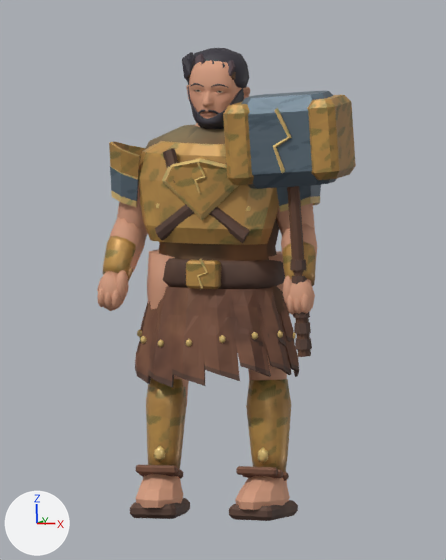
One commit to the Blender file art/blend/keraunos.blend: the scene before it, then after it.
The view is the same before and after, from the file's camera 'Art review camera'. The axes (+X, +Y, +Z) are drawn at lower left. The lights are the same throughout. The first picture is the older version.

Objects in the first picture: 'keraunos'.
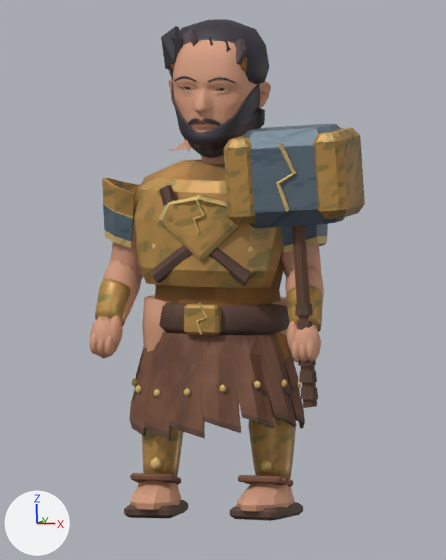
Boxes (x1, y1, x2, y2) around the edits, measured in the pictures (446 x 560 px; the box of a moved part takes in the faces that stretch with it):
'keraunos', reshaped, recoloured (7% wider, 6% taller): before (97, 48, 356, 521); after (89, 19, 365, 521)
part 1 of me_keraunos_color_and_skin, moved or reshaped: before (138, 141, 279, 245); after (133, 177, 283, 288)
part 2 of me_keraunos_color_and_skin, moved or reshaped: before (163, 148, 250, 243); after (159, 185, 252, 286)
part 3 of me_keraunos_color_and_skin, moved or reshaped: before (155, 204, 194, 241); after (151, 201, 227, 283)
part 4 of me_keraunos_color_and_skin, moved or reshaped: before (197, 259, 208, 289); after (196, 303, 207, 335)
part 5 of me_keraunos_color_and_skin, moved or reshaped: before (194, 162, 206, 193); after (193, 200, 205, 233)
part 6 of me_keraunos_color_and_skin, moved or reshaped: before (186, 48, 250, 88); after (168, 19, 269, 84)
part 7 of me_keraunos_color_and_skin, moved or reshaped: before (198, 110, 206, 114); after (187, 118, 199, 125)
part 8 of me_keraunos_color_and_skin, moved or reshaped: before (208, 110, 219, 114); after (204, 119, 221, 126)
part 9 of me_keraunos_color_and_skin, moved or reshaped: before (188, 86, 244, 129); after (171, 81, 265, 158)
part 10 of me_keraunos_color_and_skin, moved or reshaped: before (186, 60, 250, 127); after (169, 40, 271, 152)
part 11 of me_keraunos_color_and_skin, moved or reshaped: before (97, 52, 356, 521); after (89, 26, 365, 521)
part 12 of me_keraunos_color_and_skin, recoloured: before (103, 54, 356, 521); after (95, 29, 365, 521)
part 13 of me_keraunos_color_and_skin, recoloured: before (103, 60, 351, 510); after (95, 40, 360, 511)

Diff of the bpy script that builds the scene:
```diff
--- a/art/blend/keraunos.blend.py
+++ b/art/blend/keraunos.blend.py
@@ me_keraunos_color_and_skin @@
-me_keraunos_color_and_skin.from_pydata(...)  # 6765 vertices, 8115 faces; spans x -0.37..0.5, y -0.23..0.18, z -0.01..1.54
+me_keraunos_color_and_skin.from_pydata(...)  # 6765 vertices, 8115 faces; spans x -0.4..0.53, y -0.24..0.19, z -0.01..1.63
+# me_keraunos_color_and_skin part 1: the loose piece of 70 vertices spanning x -0.26..0.26, y -0.17..0.03, z 0.9..1.23 is scaled about its middle by 1.07, then moved by (0.0, 0.0, -0.13)
+# me_keraunos_color_and_skin part 2: the loose piece of 21 vertices spanning x -0.14..0.16, y -0.18..-0.13, z 0.91..1.22 is moved by (0.0, -0.01, -0.13)
+# me_keraunos_color_and_skin part 3: the loose piece of 21 vertices spanning x -0.16..0.14, y -0.18..-0.13, z 0.91..1.22 is moved by (0.0, -0.01, -0.13)
+# me_keraunos_color_and_skin part 4: the loose piece of 20 vertices spanning x -0.01..0.02, y -0.17..-0.16, z 0.75..0.86 is moved by (0.0, -0.01, -0.15)
+# me_keraunos_color_and_skin part 5: the loose piece of 20 vertices spanning x -0.01..0.03, y -0.19, z 1.07..1.18 is moved by (0.0, -0.01, -0.13)
+# me_keraunos_color_and_skin part 6: the loose piece of 100 vertices spanning x -0.11..0.11, y -0.08..0.09, z 1.41..1.54 is scaled about its middle by 1.6, then moved by (0.0, 0.01, 0.05)
+# me_keraunos_color_and_skin part 7: the loose piece of 60 vertices spanning x -0.04..0.0, y -0.1..-0.08, z 1.32..1.34 is scaled about its middle by 1.6, then moved by (-0.01, -0.05, -0.03)
+# me_keraunos_color_and_skin part 8: the loose piece of 60 vertices spanning x 0.0..0.04, y -0.1..-0.08, z 1.32..1.34 is scaled about its middle by 1.6, then moved by (0.01, -0.05, -0.03)
+# me_keraunos_color_and_skin part 9: the loose piece of 650 vertices spanning x -0.1..0.1, y -0.1..0.03, z 1.26..1.41 is scaled about its middle by 1.6, then moved by (0.0, -0.02, -0.03)
+# me_keraunos_color_and_skin part 10: the loose piece of 1604 vertices spanning x -0.12..0.12, y -0.12..0.1, z 1.26..1.52 is scaled about its middle by 1.6
+# me_keraunos_color_and_skin part 11: 3580 of 6765 vertices moved; they spanned x -0.37..0.5, y -0.23..0.18, z -0.01..1.53 and now span x -0.4..0.53, y -0.24..0.19, z -0.01..1.61; mean shift (0.0, -0.01, -0.11); largest move (-0.1, -0.15, 0.42) -> (-0.11, -0.16, 0.25)
+# me_keraunos_color_and_skin part 12: 2281 faces centred in x -0.36..0.49, y -0.21..0.17, z -0.01..1.53 are repainted in the vertex colours; the middle colour goes from brown #6d5144 to brown #6d5244
+# me_keraunos_color_and_skin part 13: 1971 faces centred in x -0.37..0.48, y -0.22..0.13, z 0.04..1.51 are repainted in the vertex colours; the middle colour goes from brown #d09d7d to brown #cf9c7c
+# other edits to the shape of me_keraunos_color_and_skin do not show in these pictures
 me_keraunos_color_and_skin.materials.append(mat_painted_metal_edges__textile_and_clay)
```
